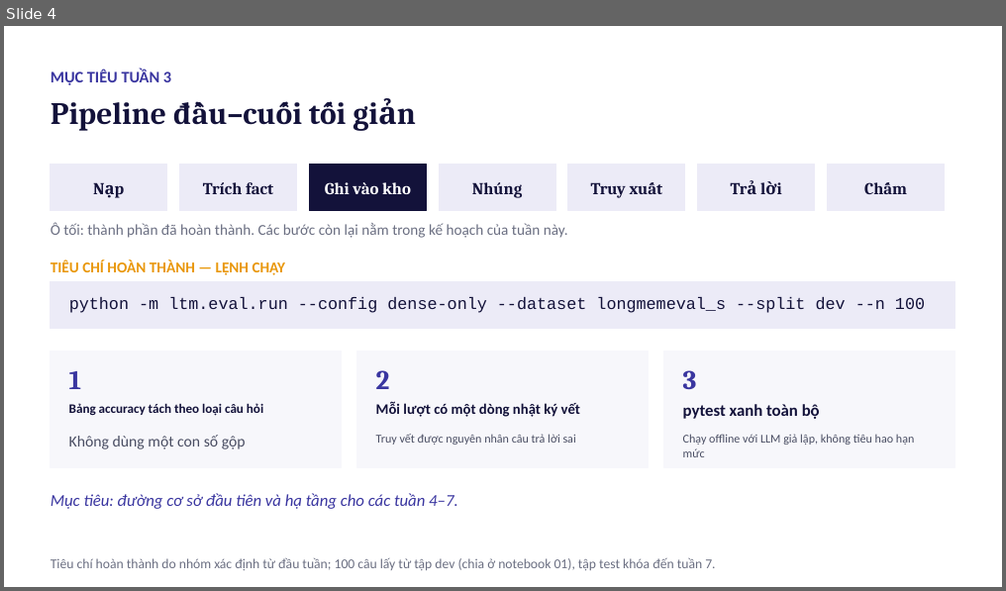
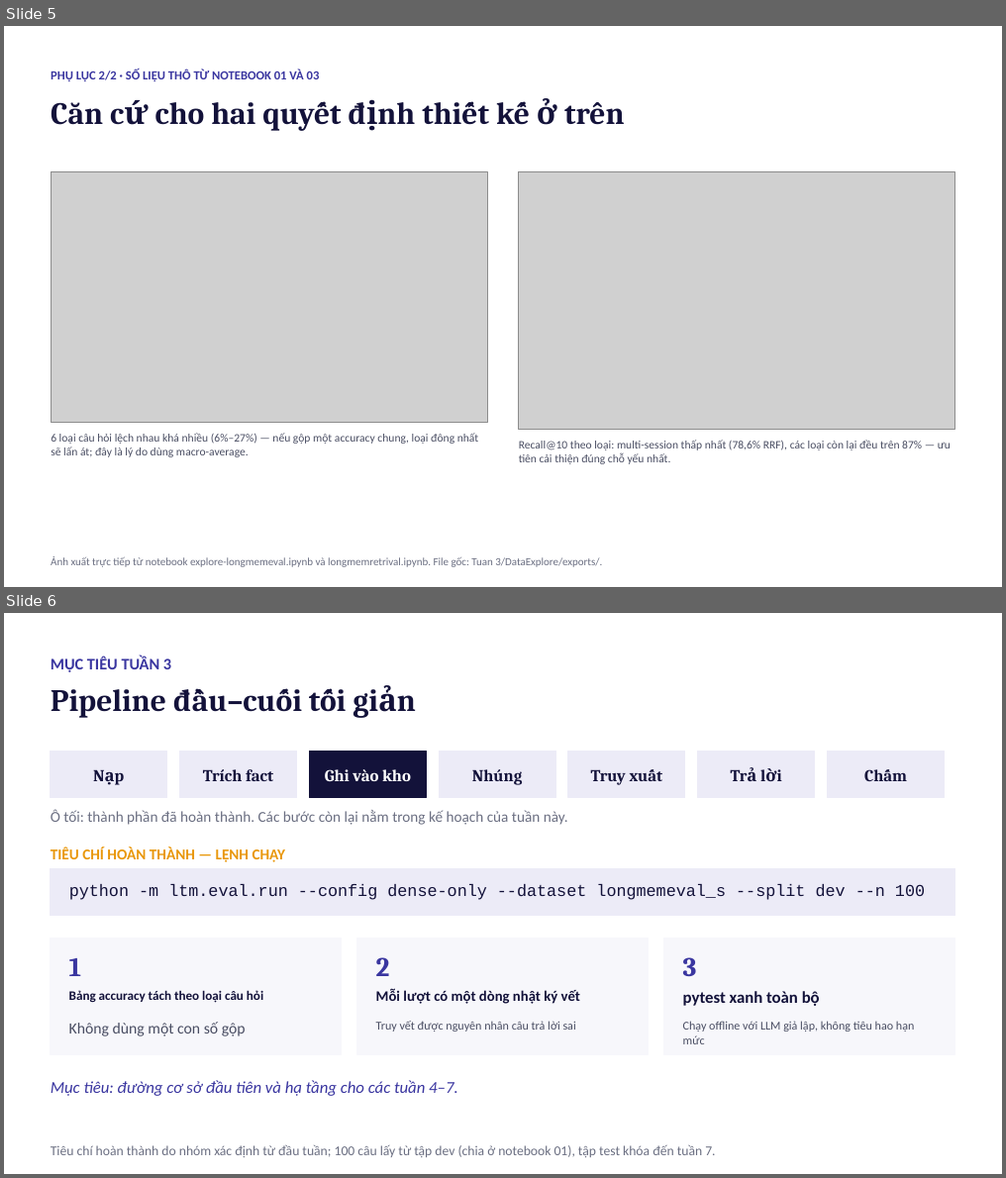
Before and after one commit to Phongdzfk/Samsung-Agent, a slide deck: Tuan 3/bao-cao-tuan-3.pptx. Shown one above the other, each under a label of ours: slide 4 before the commit, slides 5 and 6 after it. The pictures are 1006x591 and 1006x1178 pixels, drawn with LibreOffice and Linux fonts; fonts in the diff are those of the drawing; grey boxes stand for pictures. Boxes give left, top, right and bottom in pixels: in the first picture for what was removed or moved away, otherwise in the second. Text is boxed around its words. In the diff, an @@ line names an element or a change of style, - is before the commit and + after.

```diff
--- a/Tuan 3/bao-cao-tuan-3.pptx
+++ b/Tuan 3/bao-cao-tuan-3.pptx
@@ slide 5 added at [4,26,1002,587], background #FFFFFF @@
@@ text added at [51,70,320,81], 12 pt, text #3A36A0, bold @@
+PHỤ LỤC 2/2 · SỐ LIỆU THÔ TỪ NOTEBOOK 01 VÀ 03
@@ text added at [51,98,625,125], 30 pt, text #13123A, bold @@
+Căn cứ cho hai quyết định thiết kế ở trên
@@ picture added at [51,172,487,423] @@
@@ picture added at [519,172,955,429] @@
@@ text added at [51,433,478,458], 11 pt, text #4A4E63 @@
+6 loại câu hỏi lệch nhau khá nhiều (6%–27%) — nếu gộp một accuracy chung, loại đông nhất sẽ lấn át; đây là lý do dùng macro-average.
@@ text added at [519,440,950,465], 11 pt, text #4A4E63 @@
+Recall@10 theo loại: multi-session thấp nhất (78,6% RRF), các loại còn lại đều trên 87% — ưu tiên cải thiện đúng chỗ yếu nhất.
@@ text added at [51,557,602,568], 10.5 pt, text #6B6F82 @@
+Ảnh xuất trực tiếp từ notebook explore-longmemeval.ipynb và longmemretrival.ipynb. File gốc: Tuan 3/DataExplore/exports/.
@@ what was slide 4 is now slide 6 @@
```
Also in this commit, not shown: 6 slides changed, 1 other slide added, 6 other files.
